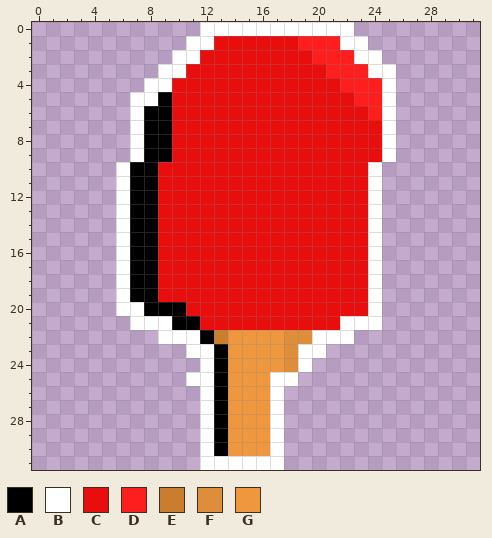
Two versions of one pixel-art sprite, assets/sprites/player/player_racket1.png. Above is the file before it was changed.
The file is 96x96 pixels, drawn in blocks of 3x3; one block is one cell here.
Palette (. is transparent): A #000000  B #ffffff  C #e90e0e  D #fe1e1e  E #ca7d2e  F #de8e3b  G #ef973e
Once edited:
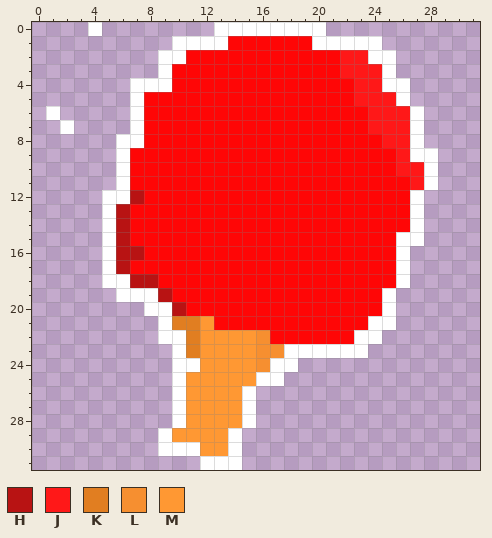
Colours new in this view: H #b81313  J #ff1818  K #e17e21  L #f68f30  M #ff9833
The commit says: Mudança nos sprites do player
Change:
{"colour":"C","old":"#e90e0e","new":"#ff0606"}
{"y":0,"x":4,"old":".","new":"B"}
{"y":0,"x":12,"old":"B","new":"."}
{"y":0,"x":21,"old":"BB","new":".."}
{"y":1,"x":10,"old":".","new":"B"}
{"y":1,"x":13,"old":"C","new":"B"}
{"y":1,"x":19,"old":"DDD","new":"CBB"}
{"y":1,"x":24,"old":".","new":"B"}
{"y":2,"x":9,"old":".","new":"B"}
{"y":2,"x":11,"old":"B","new":"C"}
{"y":2,"x":20,"old":"DDDB","new":"CCJJ"}
{"y":2,"x":25,"old":".","new":"B"}
{"y":3,"x":10,"old":"B","new":"C"}
{"y":3,"x":21,"old":"DDDB","new":"CJJJ"}
{"y":4,"x":7,"old":".","new":"B"}
{"y":4,"x":22,"old":"DDD","new":"CJJ"}
{"y":4,"x":26,"old":".","new":"B"}
{"y":5,"x":8,"old":"BA","new":"CC"}
{"y":5,"x":23,"old":"DDB.","new":"JJJB"}
{"y":6,"x":1,"old":".","new":"B"}
{"y":6,"x":8,"old":"AA","new":"CC"}
{"y":6,"x":24,"old":"DB..","new":"JJJB"}
{"y":7,"x":2,"old":".","new":"B"}
{"y":7,"x":8,"old":"AA","new":"CC"}
{"y":7,"x":24,"old":"CB..","new":"JJJB"}
{"y":8,"x":6,"old":".","new":"B"}
{"y":8,"x":8,"old":"AA","new":"CC"}
{"y":8,"x":25,"old":"B..","new":"JJB"}
{"y":9,"x":6,"old":".BAA","new":"BCCC"}
{"y":9,"x":25,"old":"B...","new":"CJBB"}
{"y":10,"x":7,"old":"AA","new":"CC"}
{"y":10,"x":24,"old":"B....","new":"CCJJB"}
{"y":11,"x":7,"old":"AA","new":"CC"}
{"y":11,"x":24,"old":"B....","new":"CCCJB"}
{"y":12,"x":5,"old":".","new":"B"}
{"y":12,"x":7,"old":"AA","new":"HC"}
{"y":12,"x":24,"old":"B...","new":"CCCB"}
{"y":13,"x":5,"old":".BAA","new":"BHCC"}
{"y":13,"x":24,"old":"B...","new":"CCCB"}
{"y":14,"x":5,"old":".BAA","new":"BHCC"}
{"y":14,"x":24,"old":"B...","new":"CCCB"}
{"y":15,"x":5,"old":".BAA","new":"BHCC"}
{"y":15,"x":24,"old":"B...","new":"CCBB"}
{"y":16,"x":5,"old":".BAA","new":"BHHC"}
{"y":16,"x":24,"old":"B..","new":"CCB"}
{"y":17,"x":5,"old":".BAA","new":"BHCC"}
{"y":17,"x":24,"old":"B..","new":"CCB"}
{"y":18,"x":5,"old":".","new":"B"}
{"y":18,"x":7,"old":"AA","new":"HH"}
{"y":18,"x":24,"old":"B..","new":"CCB"}
{"y":19,"x":7,"old":"AAC","new":"BBH"}
{"y":19,"x":24,"old":"B.","new":"CB"}
{"y":20,"x":6,"old":"BBAAA","new":"..BBH"}
{"y":20,"x":24,"old":"B.","new":"CB"}
{"y":21,"x":7,"old":"BB","new":".."}
{"y":21,"x":10,"old":"AAC","new":"KKM"}
{"y":21,"x":22,"old":"BB","new":"CC"}
{"y":21,"x":25,"old":".","new":"B"}
{"y":22,"x":11,"old":"BAEGGGGFFBBB..","new":"KMMMMLCCCCCCBB"}
{"y":23,"x":10,"old":".BBAGGGGF","new":"BKMMMMLLB"}
{"y":23,"x":21,"old":"...","new":"BBB"}
{"y":24,"x":10,"old":"..BAGGGGFB","new":"BBMMMMLBB."}
{"y":25,"x":10,"old":".BBAGGG","new":"BMMMMMB"}
{"y":25,"x":18,"old":"B","new":"."}
{"y":26,"x":10,"old":"..BAGGGB","new":"BMMMMB.."}
{"y":27,"x":10,"old":"..BAGGGB","new":"BMMMMB.."}
{"y":28,"x":10,"old":"..BAGGGB","new":"BMMMMB.."}
{"y":29,"x":9,"old":"...BAGGGB","new":"BMMMMB..."}
{"y":30,"x":9,"old":"...BAGGGB","new":"BBBMMB..."}
{"y":31,"x":15,"old":"BBB","new":"..."}
{"label":"changed","picture_box":[88,22,438,470]}
{"label":"added","picture_box":[46,106,74,134]}
